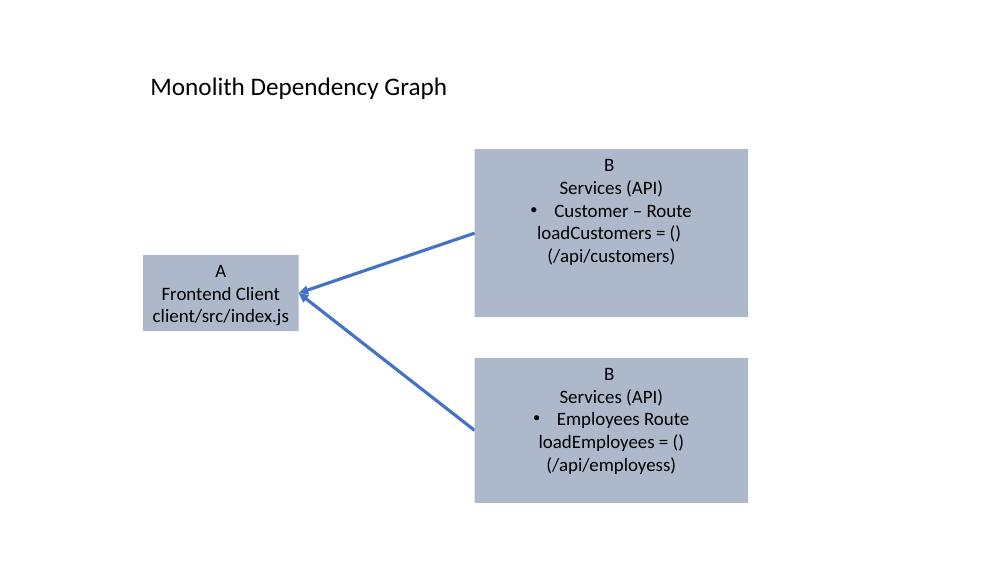
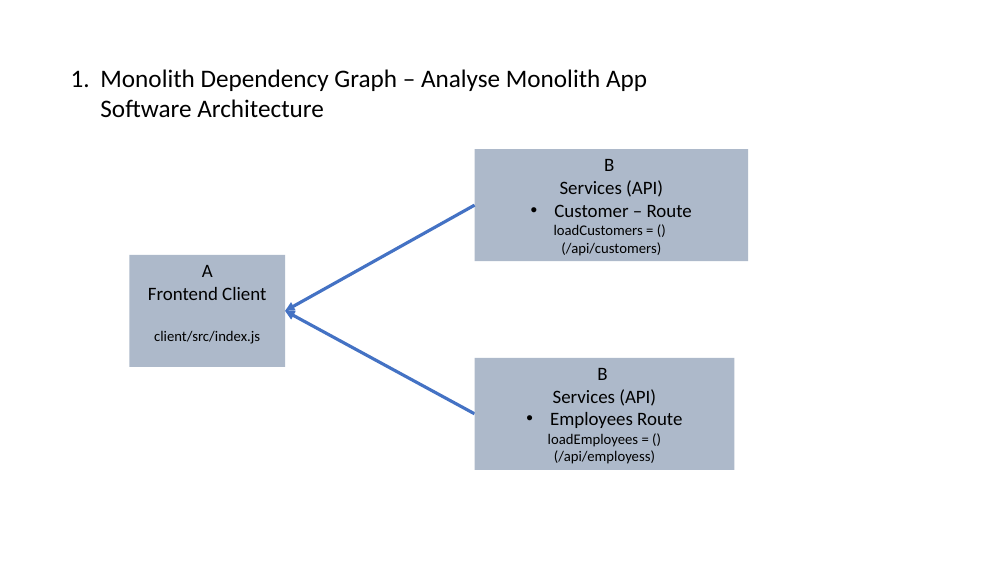
Before and after one commit to anajoy/udacity-cd0309-message-passing-exercises, a slide deck: slide 1 of lesson-1-refactoring-from-a-monolith/Dependency_Graph.pptx. Drawn at 1008x567 pixels with LibreOffice and Linux fonts; fonts in the diff are those of the drawing. Boxes give left, top, right and bottom in pixels: in the first picture for what was removed or moved away, otherwise in the second. Text is boxed around its words. In the diff, an @@ line names an element or a change of style, - is before the commit and + after.

Commit message:
extending dependency graph

```diff
--- a/lesson-1-refactoring-from-a-monolith/Dependency_Graph.pptx
+++ b/lesson-1-refactoring-from-a-monolith/Dependency_Graph.pptx
@@ text at <box>100,69,647,117</box>: text changed @@
-Monolith Dependency Graph
+1. Monolith Dependency Graph – Analyse Monolith App Software Architecture
@@ rectangle "B": place and size @@
-rectangle "B" at <box>475,149,749,317</box>
+rectangle "B" at <box>475,149,749,261</box>
@@ arrow moved from (475, 233) - (299, 293) to (475, 205) - (285, 311) @@
@@ text in rectangle at <box>554,224,661,256</box>: size 18 to 14 pt in "loadCustomers = () (/api/customers)" @@
@@ rectangle "A Frontend Client client/src/index.js": place and size @@
-rectangle "A Frontend Client client/src/index.js" at <box>143,255,299,331</box>
+rectangle "A Frontend Client client/src/index.js" at <box>129,255,285,367</box>
@@ rectangle "A Frontend Client client/src/index.js" at <box>129,255,285,367</box>: size 18 to 14 pt in "client/src/index.js" @@
@@ arrow moved from (475, 430) - (299, 293) to (475, 414) - (285, 311) @@
@@ rectangle "B": place and size @@
-rectangle "B" at <box>475,358,749,503</box>
+rectangle "B" at <box>475,358,735,470</box>
@@ text in rectangle at <box>548,434,655,464</box>: size 18 to 14 pt in "loadEmployees = () (/api/employess)" @@
```
Also in this commit, not shown: 2 slides added, 1 other file.
